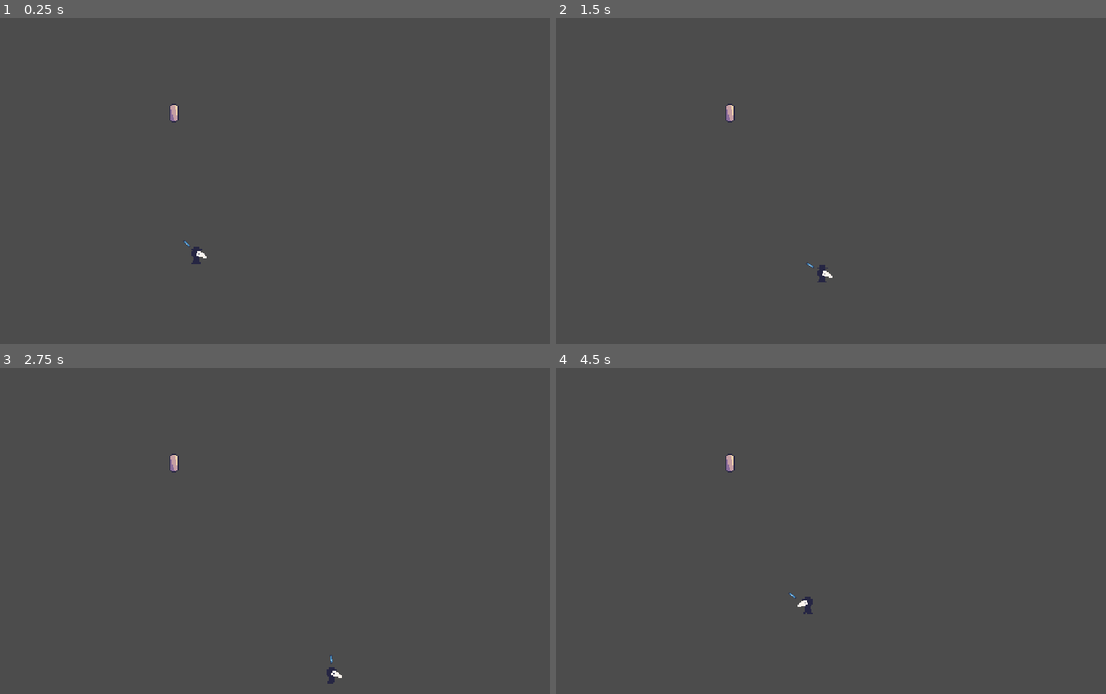
Above: before the commit, frames 1-4 (two rows, left to right).
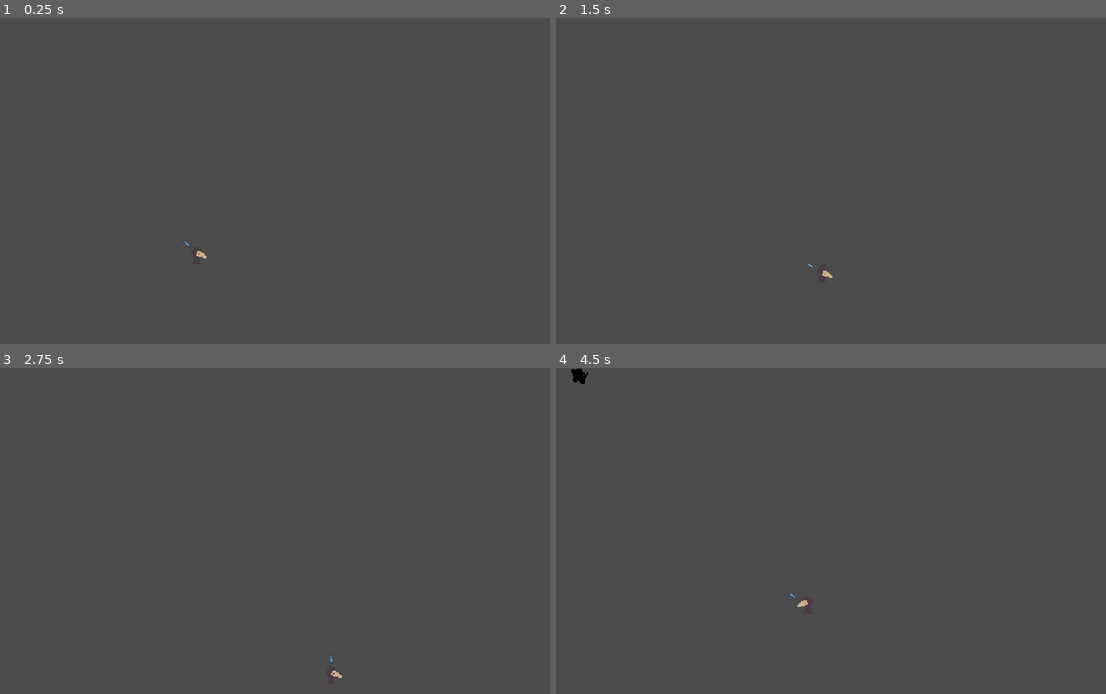
Above: after the commit, the same moments.

Repository: AJ08Coder/LudumDare52
Game: Godot game, scene res://Enviroment/World.tscn
Same seed, same stepped clock (60 frames per second), same inputs: the game is played once before the commit and once after it. The engine's default icon, where the game draws it, is replaced by a stand-in: a white triangle on a blue panel in a dark square.
Inputs (mouse positions are in pixels of both pictures, inside the frame that each line leads up to):
- Up to frame 1 (0.25 s): no input
- Up to frame 2 (1.5 s): tap Enter (ui_accept) at 0.5, 0.77 s; move the mouse to (941, 164) at 0.52 s; hold D (move_right) 0.53-1.28 s; move the mouse to (699, 197) at 1.27 s; hold S (move_down) from 1.28 s (still down)
- Up to frame 3 (2.75 s): tap Enter (ui_accept) at 1.52 s; move the mouse to (319, 459) at 2.02 s; release S (move_down) at 2.03 s; hold D (move_right) from 2.03 s (still down)
- Up to frame 4 (4.5 s): move the mouse to (787, 596) at 2.77 s; release D (move_right) at 2.78 s; hold W (move_up) 2.78-3.53 s; tap Enter (ui_accept) at 3.02, 3.77 s; move the mouse to (990, 579) at 3.52 s; hold A (move_left) from 3.53 s (still down); move the mouse to (638, 482) at 4.27 s

The runs differ from the first frame. In frame 1, 0.2% of the frame differs, in the area x 30-38%, y 26-76%; in frame 2, 0.2%; in frame 3, 0.2%; in frame 4, 0.3%, in the area x 2-47%, y 0-76%.
Error before the commit: Invalid get index 'global_position' (on base: 'Nil'). (res://Characters/Enemy/Enemy.gd:99)

Commit message:
Fixed enemy bugs

Diff:
--- a/Characters/Enemy/Enemy.gd
+++ b/Characters/Enemy/Enemy.gd
@@ -1,9 +1,9 @@
 
 extends KinematicBody2D
 
-var SPEED = 30
+export var SPEED = 30
 var velocity = Vector2.ZERO
-var health = 3
+export var health = 3
 
 
 onready var anim = $AnimationPlayer
@@ -11,7 +11,7 @@
 onready var sprite = $Sprite
 onready var attack_timer = $StartAttractTimer
 onready var stunned_timer = $StunnedTimer
-onready var rays = $rays
+#onready var rays = $rays
 
 
 var player
@@ -32,30 +32,33 @@
 
 var state = SURROUND
 
-func _ready():
-	print(rays)
+func randomize_circle_pos():
 	rng.randomize()
 	randomno = rng.randf()
-	target = get_circle_position(randomno)
+
+func _ready():
+	randomize_circle_pos()
 	anim.play("idle")
-	switch_pos_timer.wait_time = rng.randf_range(2.4,5)
 
 func _physics_process(delta):
+
 	match state:
 
 		SURROUND:
 			move(get_circle_position(randomno), delta)
 			anim.play("Moving")
+			print("SURROUND")
 		FOLLOW:
 			move(player.global_position, delta)
 			anim.play("Moving")
 			pass
+			print("FOLLOW")
 			#state = SURROUND
 		ATTACK:
 			var hit_anims = ["Slash"]
 			var rand_anim  = choose(hit_anims)
 			move(player.global_position, delta)
-
+			print("ATTACK")
 			anim.play(rand_anim)
 		DIE:
 
@@ -86,7 +89,7 @@
 	velocity = move_and_slide(velocity)
 
 
-	$MeeleHitBox.look_at(player.global_position)
+	#$MeeleHitBox.look_at(player.global_position)
 	if player.global_position.x > global_position.x:
 		sprite.scale.x = 1
 		#$MeeleHitBox.scale.y = 1
@@ -115,28 +118,28 @@
 	return array.front()
 
 
-func _on_Switch_Position_Timer():
-	rng.randomize()
-	randomno = rng.randf()
-	switch_pos_timer.wait_time = rng.randf_range(2,4)
-	#pass
 
-func _on_AttackTimer_timeout():
-	state = ATTACK
+
+func avoid_obstacle_steering():
+	pass
+	#rays.rotation = velocity.angle()
+
+	#for ray in rays.get_children():
+	#	ray.cast_to.x = velocity.length()
+	#	if ray.is_colliding():
+	#		if ray.get_collider().is_in_group("Enemy"):
+#				var obstacle = ray.get_collider()
+#				return (global_position + velocity - obstacle.global_position).normalized() * avoid_force
+
+	return Vector2.ZERO
 
 
 
-func avoid_obstacle_steering():
-	rays.rotation = velocity.angle()
 
-	for ray in rays.get_children():
-		ray.cast_to.x = velocity.length()
-		if ray.is_colliding():
-			if ray.get_collider().is_in_group("Enemy"):
-				var obstacle = ray.get_collider()
-				return (global_position + velocity - obstacle.global_position).normalized() * avoid_force
 
-	return Vector2.ZERO
 
-func _on_StunnedTimer_timeout():
+
+
+
+func _on_StartAttractTimer_timeout():
 	state = ATTACK
--- a/Characters/Enemy/Enemy.tscn
+++ b/Characters/Enemy/Enemy.tscn
@@ -14,6 +14,7 @@
 
 [node name="Enemy" type="KinematicBody2D" groups=["Enemy"]]
 collision_layer = 4
+collision_mask = 5
 script = ExtResource( 2 )
 
 [node name="CollisionShape2D" type="CollisionShape2D" parent="."]
@@ -40,6 +41,4 @@
 
 [node name="StunnedTimer" type="Timer" parent="."]
 
-[node name="SwitchPosTimer" type="Timer" parent="."]
-wait_time = 2.0
-autostart = true
+[connection signal="timeout" from="StartAttractTimer" to="." method="_on_StartAttractTimer_timeout"]
--- a/Characters/Enemy/Plague.gd
+++ /dev/null
@@ -1,22 +0,0 @@
-extends Area2D
-
-enum {
-	IDLE,
-	COLLECT
-}
-
-var state = IDLE
-
-func _process(delta):
-	match state:
-		IDLE:
-			$Sprite.rotation_degrees += 1
-			$AnimationPlayer.play("RESET")
-		COLLECT:
-			$Sprite.rotation_degrees += 1
-			$AnimationPlayer.play("Collect")
-
-
-func _on_AnimationPlayer_animation_finished(anim_name):
-	if anim_name == "Collect":
-		queue_free()
--- a/Characters/Enemy/Plague.tscn
+++ /dev/null
@@ -1,79 +0,0 @@
-[gd_scene load_steps=6 format=2]
-
-[ext_resource path="res://Art/plauge.png" type="Texture" id=1]
-[ext_resource path="res://Characters/Enemy/Plague.gd" type="Script" id=2]
-
-[sub_resource type="RectangleShape2D" id=1]
-extents = Vector2( 6, 6 )
-
-[sub_resource type="Animation" id=2]
-resource_name = "Collect"
-length = 2.0
-tracks/0/type = "value"
-tracks/0/path = NodePath("Sprite:position")
-tracks/0/interp = 1
-tracks/0/loop_wrap = true
-tracks/0/imported = false
-tracks/0/enabled = true
-tracks/0/keys = {
-"times": PoolRealArray( 0, 2 ),
-"transitions": PoolRealArray( 1, 1 ),
-"update": 0,
-"values": [ Vector2( 0, 0 ), Vector2( 0, -20 ) ]
-}
-tracks/1/type = "value"
-tracks/1/path = NodePath("Sprite:modulate")
-tracks/1/interp = 1
-tracks/1/loop_wrap = true
-tracks/1/imported = false
-tracks/1/enabled = true
-tracks/1/keys = {
-"times": PoolRealArray( 0, 2 ),
-"transitions": PoolRealArray( 1, 1 ),
-"update": 0,
-"values": [ Color( 1, 1, 1, 1 ), Color( 1, 1, 1, 0 ) ]
-}
-
-[sub_resource type="Animation" id=3]
-length = 0.001
-tracks/0/type = "value"
-tracks/0/path = NodePath("Sprite:position")
-tracks/0/interp = 1
-tracks/0/loop_wrap = true
-tracks/0/imported = false
-tracks/0/enabled = true
-tracks/0/keys = {
-"times": PoolRealArray( 0 ),
-"transitions": PoolRealArray( 1 ),
-"update": 0,
-"values": [ Vector2( 0, 0 ) ]
-}
-tracks/1/type = "value"
-tracks/1/path = NodePath("Sprite:modulate")
-tracks/1/interp = 1
-tracks/1/loop_wrap = true
-tracks/1/imported = false
-tracks/1/enabled = true
-tracks/1/keys = {
-"times": PoolRealArray( 0 ),
-"transitions": PoolRealArray( 1 ),
-"update": 0,
-"values": [ Color( 1, 1, 1, 1 ) ]
-}
-
-[node name="Plague" type="Area2D" groups=["Plague"]]
-collision_layer = 8
-collision_mask = 0
-script = ExtResource( 2 )
-
-[node name="Sprite" type="Sprite" parent="."]
-texture = ExtResource( 1 )
-
-[node name="CollisionShape2D" type="CollisionShape2D" parent="."]
-shape = SubResource( 1 )
-
-[node name="AnimationPlayer" type="AnimationPlayer" parent="."]
-anims/Collect = SubResource( 2 )
-anims/RESET = SubResource( 3 )
-
-[connection signal="animation_finished" from="AnimationPlayer" to="." method="_on_AnimationPlayer_animation_finished"]
--- /dev/null
+++ b/Characters/Enemy/Skeleton.gd
@@ -0,0 +1 @@
+extends "res://Characters/Enemy/Enemy.gd"
--- /dev/null
+++ b/Characters/Enemy/Skeleton.tscn
@@ -0,0 +1,5 @@
+[gd_scene load_steps=2 format=2]
+
+[ext_resource path="res://Characters/Enemy/Enemy.tscn" type="PackedScene" id=1]
+
+[node name="Skeleton" instance=ExtResource( 1 )]
--- /dev/null
+++ b/Characters/Enemy/Zombie.tscn
@@ -0,0 +1,9 @@
+[gd_scene load_steps=3 format=2]
+
+[ext_resource path="res://Characters/Enemy/Enemy.tscn" type="PackedScene" id=1]
+[ext_resource path="res://Art/plauge.png" type="Texture" id=2]
+
+[node name="Zombie" instance=ExtResource( 1 )]
+
+[node name="Sprite" parent="." index="1"]
+texture = ExtResource( 2 )
--- a/Characters/Player/Player.gd
+++ b/Characters/Player/Player.gd
@@ -39,13 +39,15 @@
 func _on_Attract_body_entered(body):
 	#Enemy In range
 	if body.is_in_group("Enemy"):
-		body.state = body.FOLLOW # follow player
+		body.attack_timer.start() # stay at boundry for certain time then attack
 
 
 func _on_Attract_body_exited(body):
 	#Enemy not in range
 	if body.is_in_group("Enemy"):
+		body.attack_timer.stop() # Cancel attack timer
 		body.state = body.SURROUND # surround player
+		body.randomize_circle_pos()
 
 
 func _on_Attack_body_entered(body):
@@ -56,4 +58,5 @@
 func _on_Attack_body_exited(body):
 	#Enemy not in range to attack with weapon
 	if body.is_in_group("Enemy"):
+		body.attack_timer.start()
 		body.state = body.SURROUND # surround player
--- a/Enviroment/World.gd
+++ b/Enviroment/World.gd
@@ -2,8 +2,19 @@
 
 var souls = 0
 
-var enemy = preload("res://Characters/Enemy/Enemy.tscn")
+var zombie = preload("res://Characters/Enemy/Zombie.tscn")
 
 var wave = [3,10,20,0]
 			# amount of enemies, last is win
 onready var player = get_node("Player")
+
+
+
+func _on_SpawnEnemies_timeout():
+	var rng = RandomNumberGenerator.new()
+	rng.randomize()
+	$GameLoop/Path2D/PathFollow2D.unit_offset = rng.randf_range(0,1)
+	var instance = zombie.instance()
+	instance.player = player
+	instance.global_position = $GameLoop/Path2D/PathFollow2D/Position2D.global_position
+	$Enemies.add_child(instance)
--- a/Enviroment/World.tscn
+++ b/Enviroment/World.tscn
@@ -1,8 +1,7 @@
-[gd_scene load_steps=7 format=2]
+[gd_scene load_steps=6 format=2]
 
 [ext_resource path="res://Characters/Player/Player.tscn" type="PackedScene" id=1]
 [ext_resource path="res://Enviroment/World.gd" type="Script" id=2]
-[ext_resource path="res://Characters/Enemy/Enemy.tscn" type="PackedScene" id=3]
 
 [sub_resource type="RectangleShape2D" id=1]
 extents = Vector2( 331, 26 )
@@ -12,7 +11,7 @@
 
 [sub_resource type="Curve2D" id=3]
 _data = {
-"points": PoolVector2Array(  )
+"points": PoolVector2Array( 0, 0, 0, 0, 535, -37, 0, 0, 0, 0, 533, 321, 0, 0, 0, 0, -30, 317, 0, 0, 0, 0, -33, -41, 0, 0, 0, 0, 535, -37 )
 }
 
 [node name="World" type="Node2D"]
@@ -20,6 +19,9 @@
 
 [node name="Player" parent="." groups=["Player"] instance=ExtResource( 1 )]
 position = Vector2( 197, 204 )
+__meta__ = {
+"_edit_lock_": true
+}
 
 [node name="Walls" type="StaticBody2D" parent="."]
 collision_layer = 2
@@ -42,14 +44,20 @@
 
 [node name="Enemies" type="Node2D" parent="."]
 
-[node name="Enemy2" parent="Enemies" instance=ExtResource( 3 )]
-position = Vector2( 177, 82 )
-
 [node name="GameLoop" type="Node2D" parent="."]
 
 [node name="Path2D" type="Path2D" parent="GameLoop"]
 curve = SubResource( 3 )
 
 [node name="PathFollow2D" type="PathFollow2D" parent="GameLoop/Path2D"]
+position = Vector2( 393.5, 320.009 )
+rotation = -3.13445
+offset = 495.797
 
 [node name="Position2D" type="Position2D" parent="GameLoop/Path2D/PathFollow2D"]
+
+[node name="SpawnEnemies" type="Timer" parent="GameLoop"]
+wait_time = 2.0
+autostart = true
+
+[connection signal="timeout" from="GameLoop/SpawnEnemies" to="." method="_on_SpawnEnemies_timeout"]
Binary file added: Art/lost-century-1x.png
Not shown, added: Art/lost-century-1x.png.import
Binary file changed: Art/plaguedoctor.png
